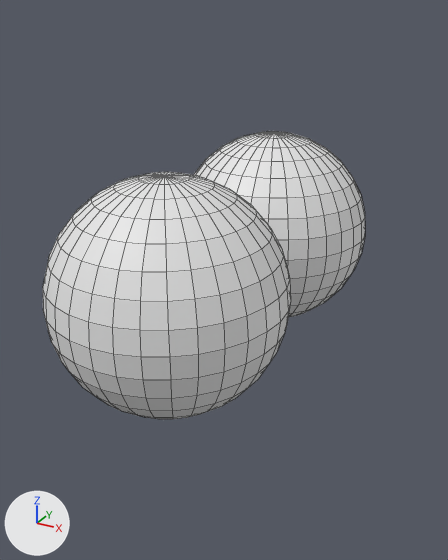
The Blender file BlenderVisualizations/dustAnimator.blend: old version first, new version second.
Camera for both pictures: a camera (50 mm lens) standing at (2.63, -4.85, 2.17) and looking at (0.09, -0.22, -0.15). Arrows for +X, +Y and +Z are at lower left; the lights stay in place. Mesh edges are drawn as thin lines.

Names of what the first picture shows: 'Mball.0', 'Mball.1'.
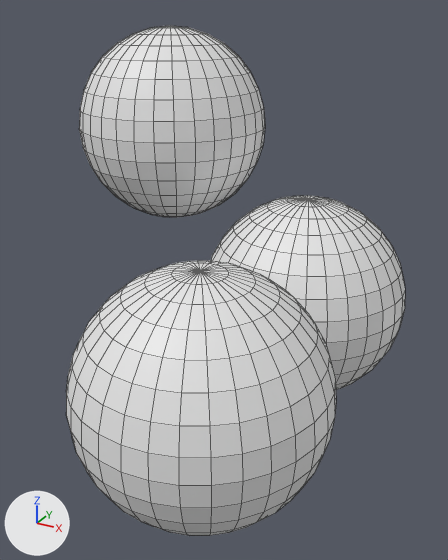
The edits, one by one:
Object 'Mball.0' (ob_mball_0) moves from (0.0, 0.999, 0.0) to (0.581, 0.544, -0.499).
Object 'Mball.1' (ob_mball_1) moves from (0.0, -0.999, 0.0) to (0.581, -1.454, -0.499).
Object 'Mball.2' (ob_mball_2) is new; it shows me_sphere_277.
Its location is (-1.161, 0.91, 0.997).

Pixel boxes (x1, y1, x2, y2) of what changed, in the pictures (448 x 560 px):
'Mball.1', moved
    before: (43, 172, 291, 419)
    after: (66, 261, 336, 536)
'Mball.0', moved
    before: (194, 131, 365, 317)
    after: (211, 196, 405, 390)
'Mball.2', added
    after: (79, 26, 265, 217)
